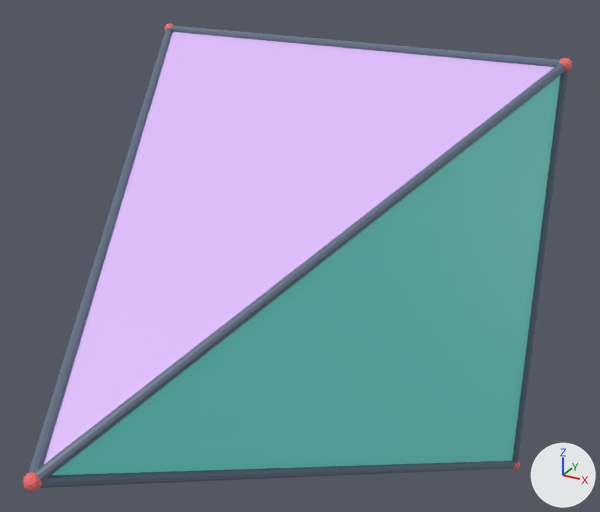
Before and after pictures for a commit that changed the glTF model models/choptugiac.glb.
The view is the same before and after, from a camera (50 mm lens) standing at (0.683, -1.413, 0.661) and looking at (0.082, -0.322, 0.116). Arrows for +X, +Y and +Z are at lower right; the lights stay in place. The older version comes first. Where no turn or scale is listed for an object, it has been applied to the vertices.

In view in the first picture: 'geometry_1', 'geometry_10', 'geometry_17', 'geometry_2', 'geometry_5', 'geometry_6', 'geometry_7', 'geometry_9' and 1 more.
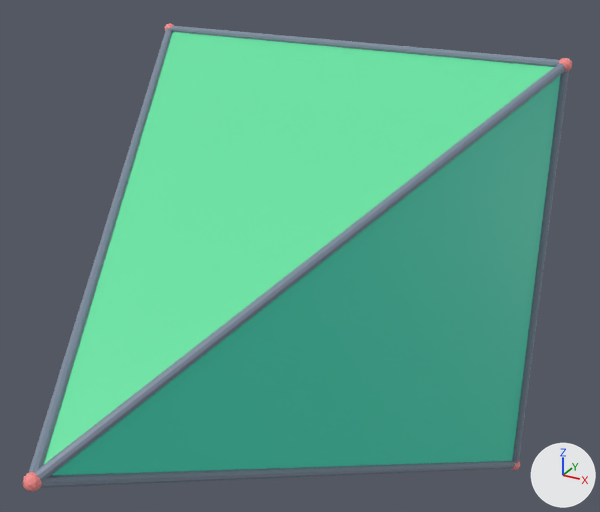
Location of each change, [x1, y1, x2, y2] in pixels of the pictures (600 x 512 px):
part 1 of me_geometry_1, recoloured (purple to green)
    both: [43, 32, 554, 465]
part 2 of me_geometry_2, recoloured
    both: [52, 75, 561, 475]
part 3 of me_geometry_5, recoloured
    both: [29, 28, 173, 473]
part 4 of me_geometry_6, recoloured
    both: [35, 64, 565, 481]
part 5 of me_geometry_7, recoloured (blue to greyish blue)
    both: [40, 461, 515, 488]
part 6 of me_geometry_9, recoloured (blue to greyish blue)
    both: [171, 26, 560, 67]
part 7 of me_geometry_10, recoloured
    both: [512, 71, 569, 463]
part 8 of me_geometry_17, recoloured (red to pink)
    both: [23, 472, 42, 492]

The change, as a diff of the scene's bpy script:
```diff
--- a/models/choptugiac.glb.py
+++ b/models/choptugiac.glb.py
@@ me_geometry_1 @@
 me_geometry_1.from_pydata(...)  # 3 vertices, 1 face; spans x -0.4..0.4, y -0.85..0.0, z 0.0..0.4
 # used by ob_geometry_1; location = (0.0, 0.0, 0.0)
+# me_geometry_1 part 1: 1 face centred in x 0.0, y -0.283, z 0.267 is repainted in the vertex colours; the middle colour goes from purple #e1befe to green #66e4a3
 me_geometry_1.materials.append(mat_defaultmaterial_001)
@@ me_geometry_2 @@
 me_geometry_2.from_pydata(...)  # 3 vertices, 1 face; spans x 0.0..0.4, y -0.85..0.0, z -0.4..0.4
 # used by ob_geometry_2; location = (0.0, 0.0, 0.0)
+# me_geometry_2 part 2: 1 face centred in x 0.267, y -0.283, z 0.0 is repainted in the vertex colours; the middle colour goes from cyan #75ebe0 to cyan #47ddbc
 me_geometry_2.materials.append(mat_defaultmaterial_002)
@@ me_geometry_5 @@
 me_geometry_5.from_pydata(...)  # 22 vertices, 40 faces; spans x -0.407..0.007, y -0.854..0.004, z -0.007..0.407
 # used by ob_geometry_5; location = (0.0, 0.0, 0.0)
+# me_geometry_5 part 3: 40 faces centred in x -0.405..0.005, y -0.853..0.003, z -0.005..0.405 are repainted in the vertex colours; the middle colour goes from blue #607084 to greyish blue #7c8a9c
 me_geometry_5.materials.append(mat_defaultmaterial_005)
@@ me_geometry_6 @@
 me_geometry_6.from_pydata(...)  # 22 vertices, 40 faces; spans x -0.007..0.407, y -0.854..0.004, z -0.007..0.407
 # used by ob_geometry_6; location = (0.0, 0.0, 0.0)
+# me_geometry_6 part 4: 40 faces centred in x -0.005..0.405, y -0.853..0.003, z -0.005..0.405 are repainted in the vertex colours; the middle colour goes from blue #607084 to greyish blue #7c8a9c
 me_geometry_6.materials.append(mat_defaultmaterial_006)
@@ me_geometry_7 @@
 me_geometry_7.from_pydata(...)  # 22 vertices, 40 faces; spans x -0.007..0.407, y -0.854..0.004, z -0.407..0.007
 # used by ob_geometry_7; location = (0.0, 0.0, 0.0)
+# me_geometry_7 part 5: 40 faces centred in x -0.005..0.405, y -0.853..0.003, z -0.405..0.005 are repainted in the vertex colours; the middle colour goes from blue #607084 to greyish blue #7c8a9c
 me_geometry_7.materials.append(mat_defaultmaterial_007)
@@ me_geometry_9 @@
 me_geometry_9.from_pydata(...)  # 22 vertices, 40 faces; spans x -0.4..0.4, y -0.008..0.008, z 0.392..0.408
 # used by ob_geometry_9; location = (0.0, 0.0, 0.0)
+# me_geometry_9 part 6: 40 faces centred in x -0.4..0.4, y -0.007..0.007, z 0.392..0.408 are repainted in the vertex colours; the middle colour goes from blue #607084 to greyish blue #7c8a9c
 me_geometry_9.materials.append(mat_defaultmaterial_009)
@@ me_geometry_10 @@
 me_geometry_10.from_pydata(...)  # 22 vertices, 40 faces; spans x 0.392..0.408, y -0.008..0.008, z -0.4..0.4
 # used by ob_geometry_10; location = (0.0, 0.0, 0.0)
+# me_geometry_10 part 7: 40 faces centred in x 0.392..0.408, y -0.007..0.007, z -0.4..0.4 are repainted in the vertex colours; the middle colour goes from blue #607084 to greyish blue #7c8a9c
 me_geometry_10.materials.append(mat_defaultmaterial_010)
@@ me_geometry_17 @@
 me_geometry_17.from_pydata(...)  # 42 vertices, 80 faces; spans x -0.012..0.012, y -0.862..-0.838, z -0.012..0.012
 # used by ob_geometry_17; location = (0.0, 0.0, 0.0)
+# me_geometry_17 part 8: 80 faces centred in x -0.0106..0.0106, y -0.8606..-0.8394, z -0.0106..0.0106 are repainted in the vertex colours; the middle colour goes from red #ef6c6c to pink #f88d8d
 me_geometry_17.materials.append(mat_defaultmaterial_017)
```
